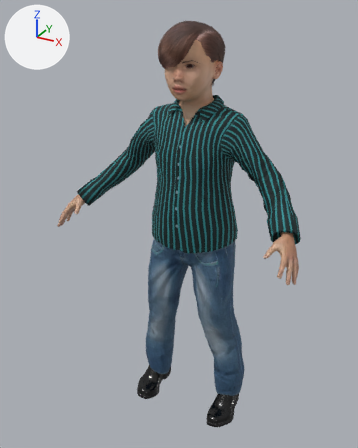
An edit to the glTF model models/makehuman/Biped/p03.glb, drawn before and after from the same camera.
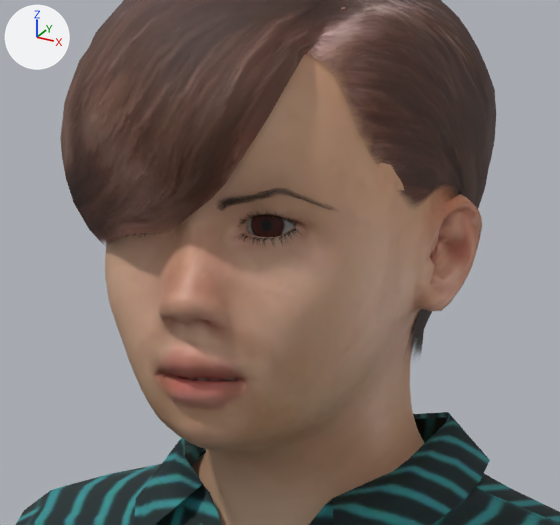
Old and new are each drawn whole from a camera (50 mm lens) standing at (0.561, -1.123, 1.112) and looking at (-0.025, -0.057, 0.579) and again close up on the part from 41% to 66% of the width and 7% to 25% of the height. Lighting does not change. The marker at upper left points along +X, +Y and +Z. The first two pictures are the older version.

Names of what the first close-up shows: 'p03.body', 'p03.low-poly', 'p03.male_casualsuit03', 'p03.short03' and 3 more.
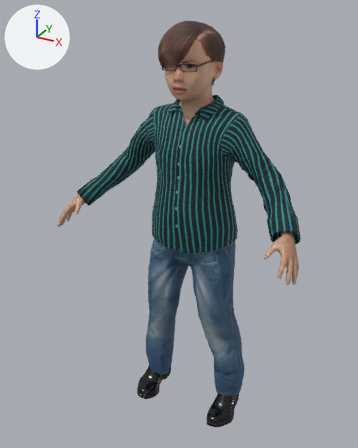
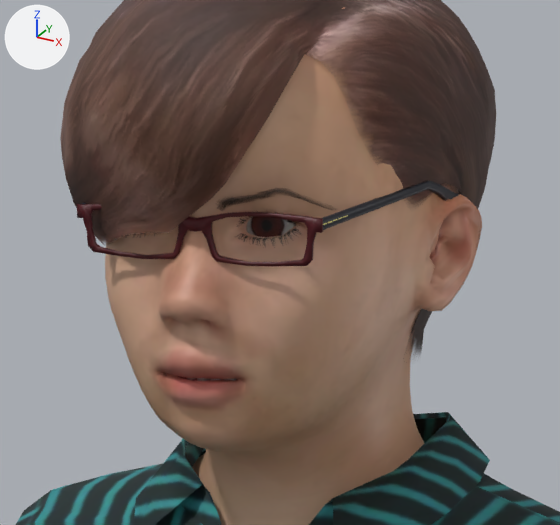
Scene script edits in JSON lines:
```json
{"op": "add", "block": "img_sagerfrog_s_glasses_02", "code": ["img_sagerfrog_s_glasses_02 = load_image(\"Sagerfrog's_Glasses_02\", '_unpacked/Sagerfrog_s_Glasses_02', 32, 32, 'sRGB')"]}
{"op": "add", "block": "mat_p03_spamrakuen_sagerfrogs_glasses_02", "code": ["mat_p03_spamrakuen_sagerfrogs_glasses_02 = bpy.data.materials.new('p03.spamrakuen_sagerfrogs_glasses_02')", "# uses the picture img_sagerfrog_s_glasses_02"]}
{"op": "add", "block": "me_sagerfrog_s_glasses_02", "code": ["me_sagerfrog_s_glasses_02 = bpy.data.meshes.new(\"Sagerfrog's_Glasses_02\")", "me_sagerfrog_s_glasses_02.from_pydata(...)  # 752 vertices, 1452 faces; spans x -0.0617..0.0617, y -0.1055..-0.0191, z 0.9764..1.0013", "me_sagerfrog_s_glasses_02.materials.append(mat_p03_spamrakuen_sagerfrogs_glasses_02)"]}
{"op": "add", "block": "ob_p03_spamrakuen_sagerfrogs_glasses_02", "code": ["ob_p03_spamrakuen_sagerfrogs_glasses_02 = bpy.data.objects.new('p03.spamrakuen_sagerfrogs_glasses_02', me_sagerfrog_s_glasses_02)", "ob_p03_spamrakuen_sagerfrogs_glasses_02.location = (0.0, 0.0, 0.0)"]}
```

Changed parts and their boxes (x1, y1, x2, y2) in the close-ups (560 x 525 px):
```json
{"object": "p03.spamrakuen_sagerfrogs_glasses_02", "change": "added", "after": [77, 181, 459, 266]}
```
